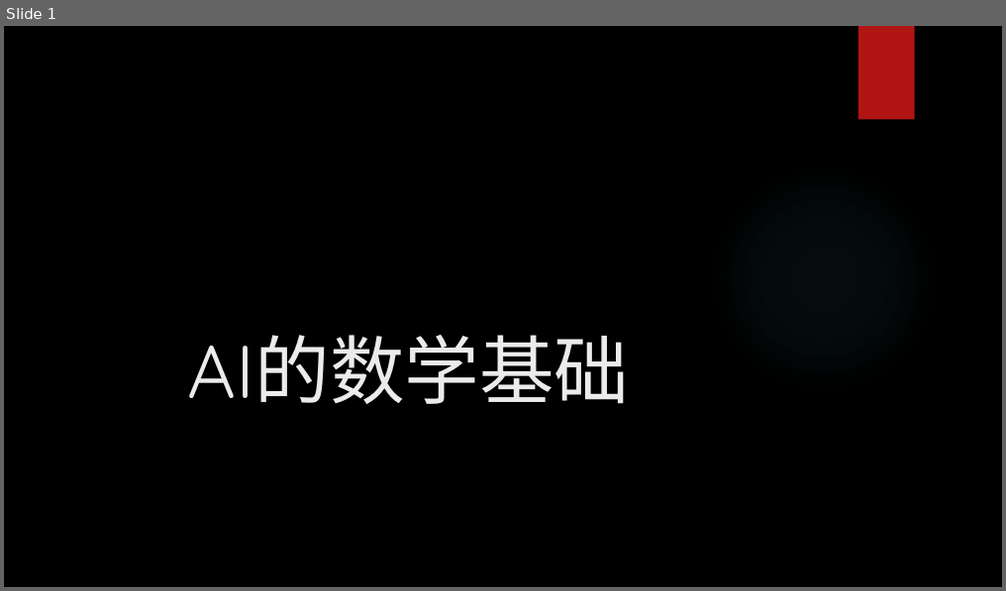
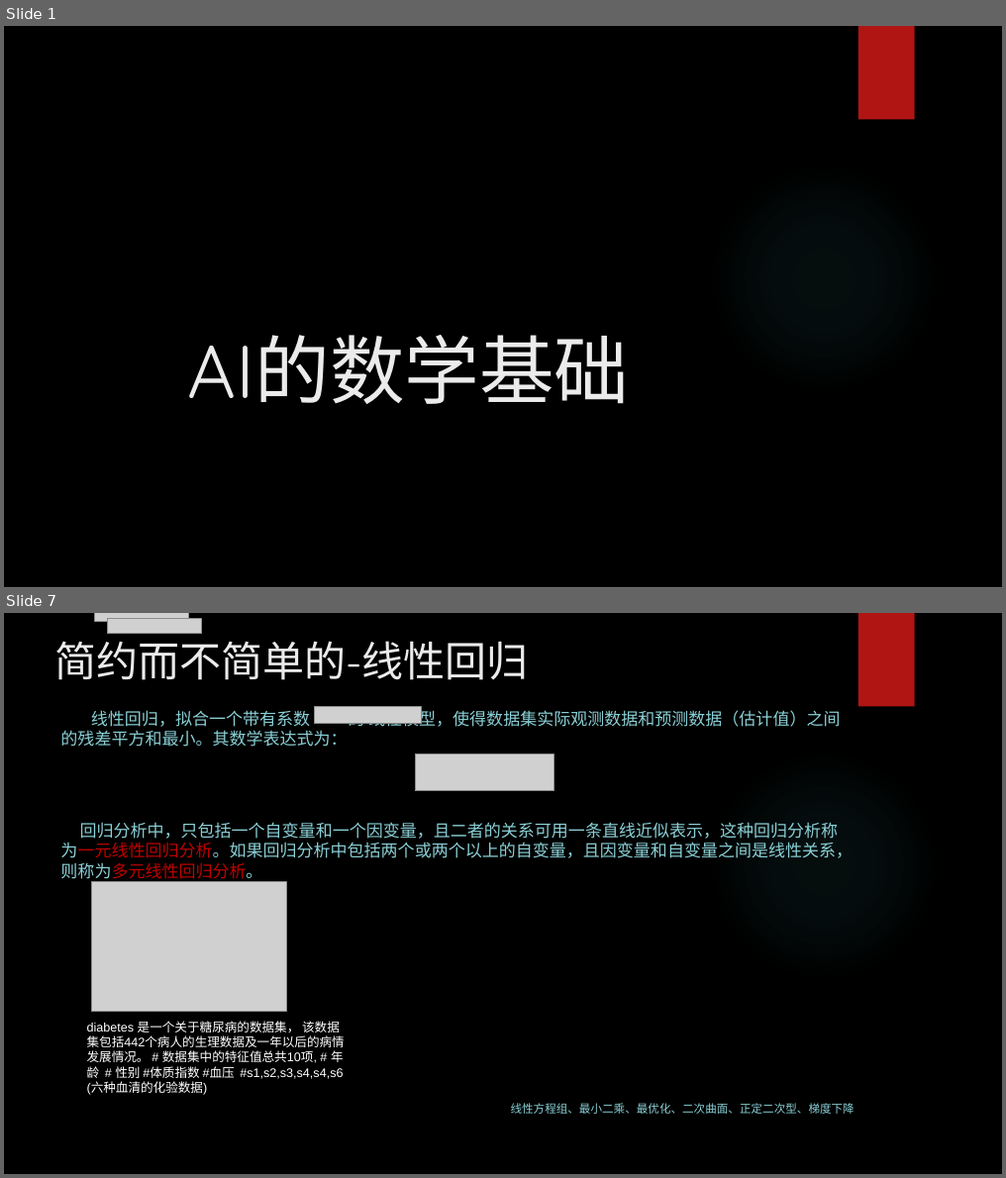
Before and after one commit to yejinlei/about-ml, a slide deck: AI的数学基础.pptx. Shown one above the other, each under a label of ours: slide 1 before the commit, slides 1 and 7 after it; the slides between them are not shown. The pictures are 1006x591 and 1006x1178 pixels, drawn with LibreOffice and Linux fonts; fonts in the diff are those of the drawing; grey boxes stand for pictures; background and template pictures are left out. Boxes give left, top, right and bottom in pixels: in the first picture for what was removed or moved away, otherwise in the second. Text is boxed around its words. In the diff, an @@ line names an element or a change of style, - is before the commit and + after.

```diff
--- a/AI的数学基础.pptx
+++ b/AI的数学基础.pptx
@@ slide 7 added at [4,613,1002,1174], background picture (left out); not listed: 2 template elements that a slide beside it also shows @@
@@ title added at [54,641,528,680], 40 pt, text #EBEBEB @@
+简约而不简单的-线性回归
@@ picture added at [94,613,189,621] @@
@@ picture added at [107,618,202,634] @@
@@ text added at [60,708,852,859], 16.1 pt, text #8AD0D6 @@
+线性回归，拟合一个带有系数 的 线性模型，使得数据集实际观测数据和预测数据（估计值）之间的残差平方和最小。其数学表达式为：
+回归分析中，只包括一个自变量和一个因变量，且二者的关系可用一条直线近似表示，这种回归分析称为一元线性回归分析。如果回归分析中包括两个或两个以上的自变量，且因变量和自变量之间是线性关系，则称为多元线性回归分析。
@@ picture added at [315,707,421,724] @@
@@ picture added at [415,754,553,790] @@
@@ picture added at [91,881,286,1011] @@
@@ text added at [87,1021,345,1095], 12 pt, text #FFFFFF @@
+diabetes 是一个关于糖尿病的数据集， 该数据集包括442个病人的生理数据及一年以后的病情发展情况。 # 数据集中的特征值总共10项, # 年龄 # 性别 #体质指数 #血压 #s1,s2,s3,s4,s4,s6 (六种血清的化验数据)
@@ text added at [511,1103,854,1114], 11 pt, text #8AD0D6 @@
+线性方程组、最小二乘、最优化、二次曲面、正定二次型、梯度下降
```
Also in this commit, not shown: 4 slides changed, 17 other slides added, 9 slides removed, 18 other files.
